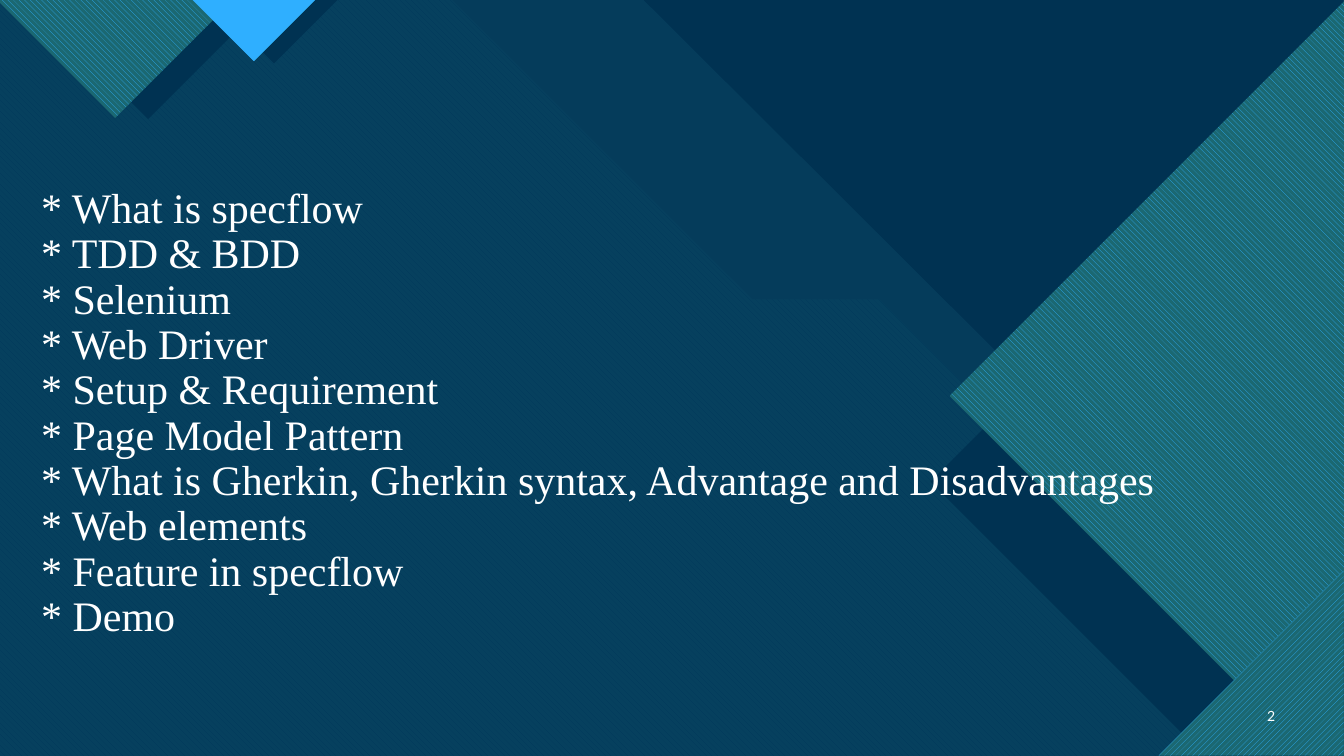
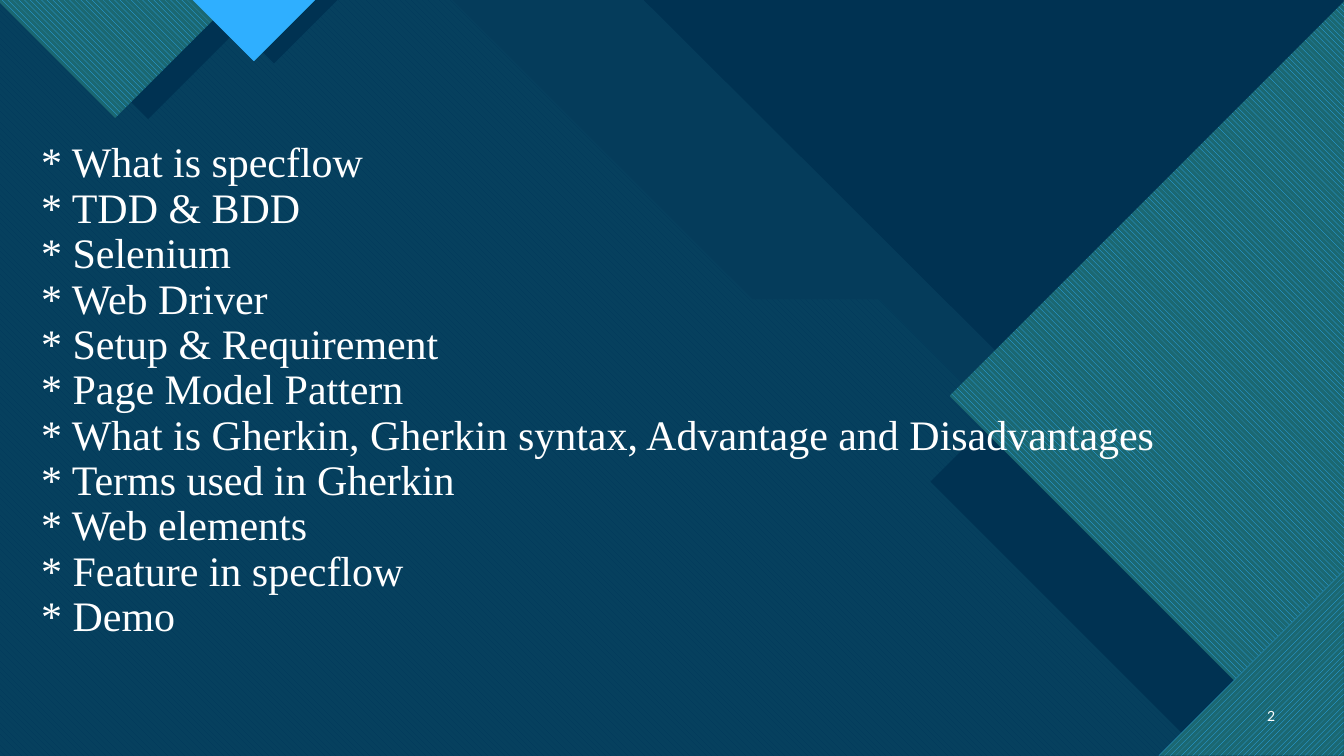
Before and after one commit to ngohungphuc/Presentation, a slide deck: slide 2 of Selenium/Specflow/Web Automation Test with Specflow.pptx. Drawn at 1344x756 pixels with LibreOffice and Linux fonts; fonts in the diff are those of the drawing. Boxes give left, top, right and bottom in pixels: in the first picture for what was removed or moved away, otherwise in the second. Text is boxed around its words. In the diff, an @@ line names an element or a change of style, - is before the commit and + after.

Commit message:
update slide

```diff
--- a/Selenium/Specflow/Web Automation Test with Specflow.pptx
+++ b/Selenium/Specflow/Web Automation Test with Specflow.pptx
@@ title at (72,147,1154,632): text changed @@
-* What is specflow
-* TDD & BDD
-* Selenium
-* Web Driver
-* Setup & Requirement
-* Page Model Pattern
-* What is Gherkin, Gherkin syntax, Advantage and Disadvantages
-* Web elements
-* Feature in specflow
-* Demo
+* What is specflow
+* TDD & BDD
+* Selenium
+* Web Driver
+* Setup & Requirement
+* Page Model Pattern
+* What is Gherkin, Gherkin syntax, Advantage and Disadvantages
+* Terms used in Gherkin
+* Web elements
+* Feature in specflow
+* Demo
```
Also in this commit, not shown: 2 other slides changed.
